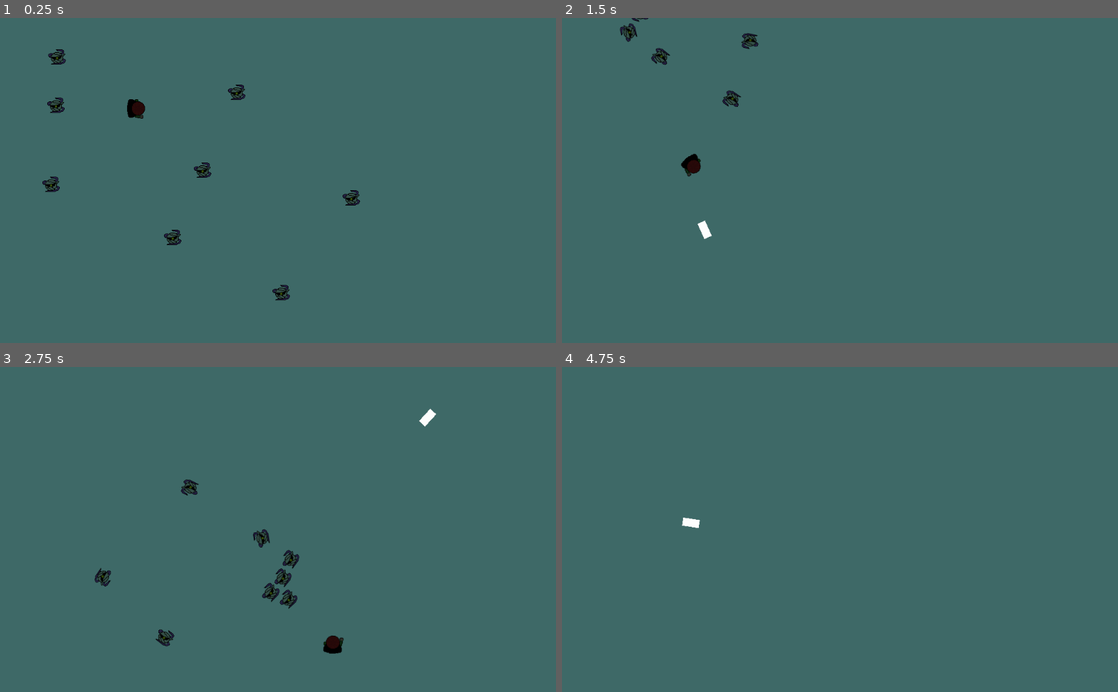
Above: before the commit, frames 1-4 (two rows, left to right).
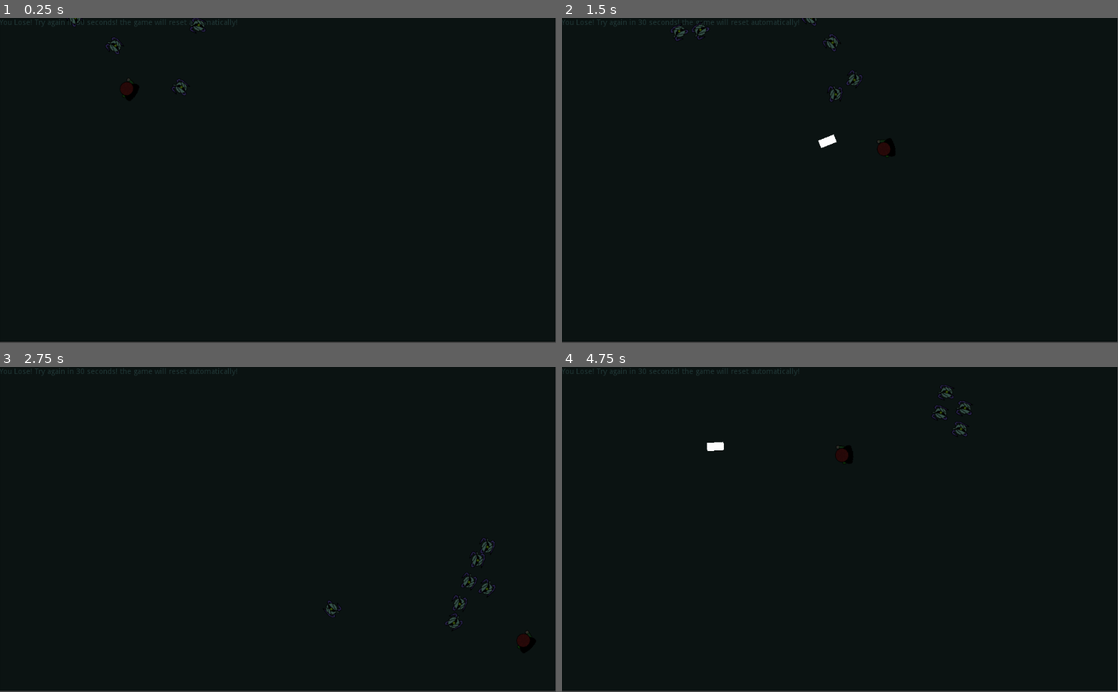
Above: after the commit, the same moments.

Repository: jutpark/weeklongpt2
Game: Godot game, scene res://world.tscn
The game is run twice, just before and just after one commit, with the same random seed, the same clock (stepped at 60 frames per second) and the same inputs.
Inputs (mouse positions are in pixels of both pictures, inside the frame that each line leads up to):
- Up to frame 1 (0.25 s): no input
- Up to frame 2 (1.5 s): move the mouse to (962, 164) at 0.52 s; hold D (right) 0.53-1.28 s; click (962, 164) at 0.6 s; move the mouse to (728, 196) at 1.27 s; hold S (down) from 1.28 s (still down); click (728, 196) at 1.35 s
- Up to frame 3 (2.75 s): move the mouse to (333, 458) at 2.02 s; release S (down) at 2.03 s; hold D (right) from 2.03 s (still down); click (333, 458) at 2.1 s
- Up to frame 4 (4.75 s): move the mouse to (812, 594) at 2.77 s; release D (right) at 2.78 s; hold W (up) 2.78-3.53 s; click (812, 594) at 2.85 s; move the mouse to (1006, 578) at 3.52 s; hold A (left) from 3.53 s (still down); click (1006, 578) at 3.6 s; move the mouse to (673, 480) at 4.27 s; click (673, 480) at 4.35 s

The runs differ from the first frame. In frame 1, 100% of the frame differs, in the area x 0-100%, y 0-100%; in frame 2, 100%; in frame 3, 100%; in frame 4, 100%.

Commit message:
added win/lose screens

Diff:
--- a/Enemy.gd
+++ b/Enemy.gd
@@ -2,7 +2,7 @@
 
 
 # Declare member variables here. Examples:
-# var a = 2
+
 # var b = "text"
 
 var motion=Vector2()
@@ -24,5 +24,8 @@
 
 func _on_Area2D_body_entered(body):
 	if("Bullet" in body.name):
+
 		queue_free()
+
+
 		 # Replace with function body.
--- a/Player.gd
+++ b/Player.gd
@@ -1,5 +1,6 @@
 extends KinematicBody2D
-
+#set camera to center around player
+#fix enemy movement
 
 var movespeed=500;
 var bulletspeed=1000;
@@ -27,6 +28,28 @@
 
 	if(Input.is_action_just_pressed("LMB")):
 		fire()
+	var e1 = weakref($"../Enemy")
+	var e2 = weakref($"../Enemy2")
+	var e3 = weakref($"../Enemy3")
+	var e4 = weakref($"../Enemy4")
+	var e5 = weakref($"../Enemy11")
+	var e6 = weakref($"../Enemy13")
+	var e7 = weakref($"../Enemy14")
+	var e8 = weakref($"../Enemy15")
+	if (!e1.get_ref()&&!e2.get_ref()&&!e3.get_ref()&&!e4.get_ref()&&!e5.get_ref()&&!e6.get_ref()&&!e7.get_ref()&&!e8.get_ref()):
+		print("QwQ")
+		get_tree().get_root().get_node("world/Win").show()
+		var t = Timer.new()
+
+		t.set_wait_time(30)
+		t.set_one_shot(true)
+		self.add_child(t)
+		t.start()
+		yield(t, "timeout")
+
+		get_tree().reload_current_scene()
+		get_tree().get_root().get_node("world/Win").hide()
+
 
 func fire():
 	var bullet_in=bullet.instance()
@@ -36,7 +59,18 @@
 	get_tree().get_root().call_deferred("add_child",bullet_in)
 
 func kill():
+	print("QwQ")
+	get_tree().get_root().get_node("world/End").show()
+	var t = Timer.new()
+
+	t.set_wait_time(30)
+	t.set_one_shot(true)
+	self.add_child(t)
+	t.start()
+	yield(t, "timeout")
+
 	get_tree().reload_current_scene()
+	get_tree().get_root().get_node("world/End").hide()
 
 
 # Called every frame. 'delta' is the elapsed time since the previous frame.
--- a/Wall.tscn
+++ b/Wall.tscn
@@ -6,7 +6,7 @@
 extents = Vector2( 44.75, 29.75 )
 
 [sub_resource type="OccluderPolygon2D" id=2]
-polygon = PoolVector2Array( 51, 129, 51, 189, 141, 189, 140.94, 186.295, 141, 163, 141, 129 )
+polygon = PoolVector2Array( 51, 129, 51, 189, 141, 189, 141, 129 )
 
 [node name="Node2D" type="Node2D"]
 
--- a/world.tscn
+++ b/world.tscn
@@ -1,9 +1,9 @@
-[gd_scene load_steps=8 format=2]
+[gd_scene load_steps=7 format=2]
 
 [ext_resource path="res://player_overhead.png" type="Texture" id=1]
 [ext_resource path="res://Player.gd" type="Script" id=2]
 [ext_resource path="res://Enemy.tscn" type="PackedScene" id=3]
-[ext_resource path="res://White_full.png" type="Texture" id=5]
+[ext_resource path="res://wall2.tres" type="TileSet" id=4]
 
 [sub_resource type="RectangleShape2D" id=1]
 extents = Vector2( 19, 15.5 )
@@ -11,16 +11,33 @@
 [sub_resource type="RectangleShape2D" id=2]
 extents = Vector2( 24, 25 )
 
-[sub_resource type="TileSet" id=3]
-
 [node name="world" type="Node2D"]
 modulate = Color( 0.247059, 0.415686, 0.407843, 1 )
 position = Vector2( 237, 150 )
+
+[node name="End" type="TextEdit" parent="."]
+visible = false
+margin_left = -238.0
+margin_top = -152.0
+margin_right = 786.0
+margin_bottom = 448.0
+text = "You Lose! Try again in 30 seconds! the game will reset automatically!"
+readonly = true
+
+[node name="Win" type="TextEdit" parent="."]
+visible = false
+margin_left = -235.0
+margin_top = -152.0
+margin_right = 788.0
+margin_bottom = 449.0
+text = "You Win! Try again in 30 seconds! The game will reset automatically!"
+readonly = true
 
 [node name="Player" type="KinematicBody2D" parent="."]
 script = ExtResource( 2 )
 
 [node name="CollisionShape2D" type="CollisionShape2D" parent="Player"]
+visible = false
 position = Vector2( 22, 23.5 )
 shape = SubResource( 1 )
 
@@ -32,27 +49,14 @@
 [node name="Area2D" type="Area2D" parent="Player"]
 
 [node name="CollisionShape2D" type="CollisionShape2D" parent="Player/Area2D"]
+visible = false
 position = Vector2( 22, 23 )
 shape = SubResource( 2 )
 
 [node name="Enemy" parent="." instance=ExtResource( 3 )]
 
-[node name="End" type="TextEdit" parent="."]
-visible = false
-margin_left = 248.0
-margin_top = 109.0
-margin_right = 490.0
-margin_bottom = 292.0
-text = "You Lose! Try again by clicking F"
-readonly = true
-
-[node name="Sprite" type="Sprite" parent="."]
-show_behind_parent = true
-position = Vector2( 400, 312 )
-texture = ExtResource( 5 )
-
 [node name="TileMap" type="TileMap" parent="."]
-tile_set = SubResource( 3 )
+tile_set = ExtResource( 4 )
 cell_size = Vector2( 16, 16 )
 format = 1
 
Binary file added: square.png
